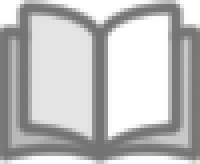
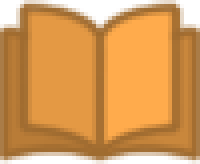
Layer changes from the first 200px x 164px image to the second:
removed layer "Layer 2 copy" over 0, 0, 200, 164
added layer "Color Fill 6" (multiply) above "Group 1" over 0, 0, 200, 164
added group "Group 1" with 7 layers above "Old" over 0, 0, 200, 164
added layer "Color Fill 7" in group "Group 1" over 0, 0, 200, 164
moved "Left" (1st of 2, in "Group 1") into group "Group 1" over 0, 8, 108, 160
painted on "Dark" (1st of 2, in "Group 1" › "Left") over 20, 8, 108, 156
painted on "Light" (1st of 2, in "Group 1" › "Left") over 0, 28, 92, 160
moved "Right" (1st of 2, in "Group 1") into group "Group 1" over 4, 4, 196, 156
painted on "Light" (2nd of 2, in "Group 1" › "Right") over 96, 4, 180, 156
painted on "Dark" (2nd of 2, in "Group 1" › "Right") over 116, 28, 188, 156
